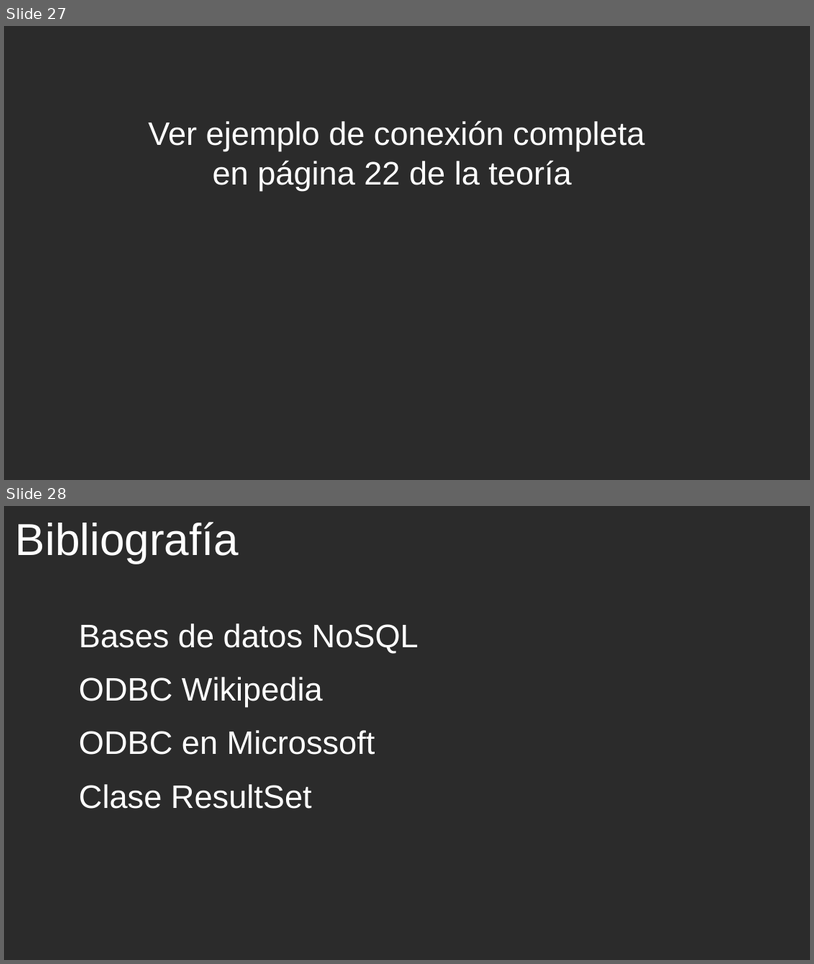
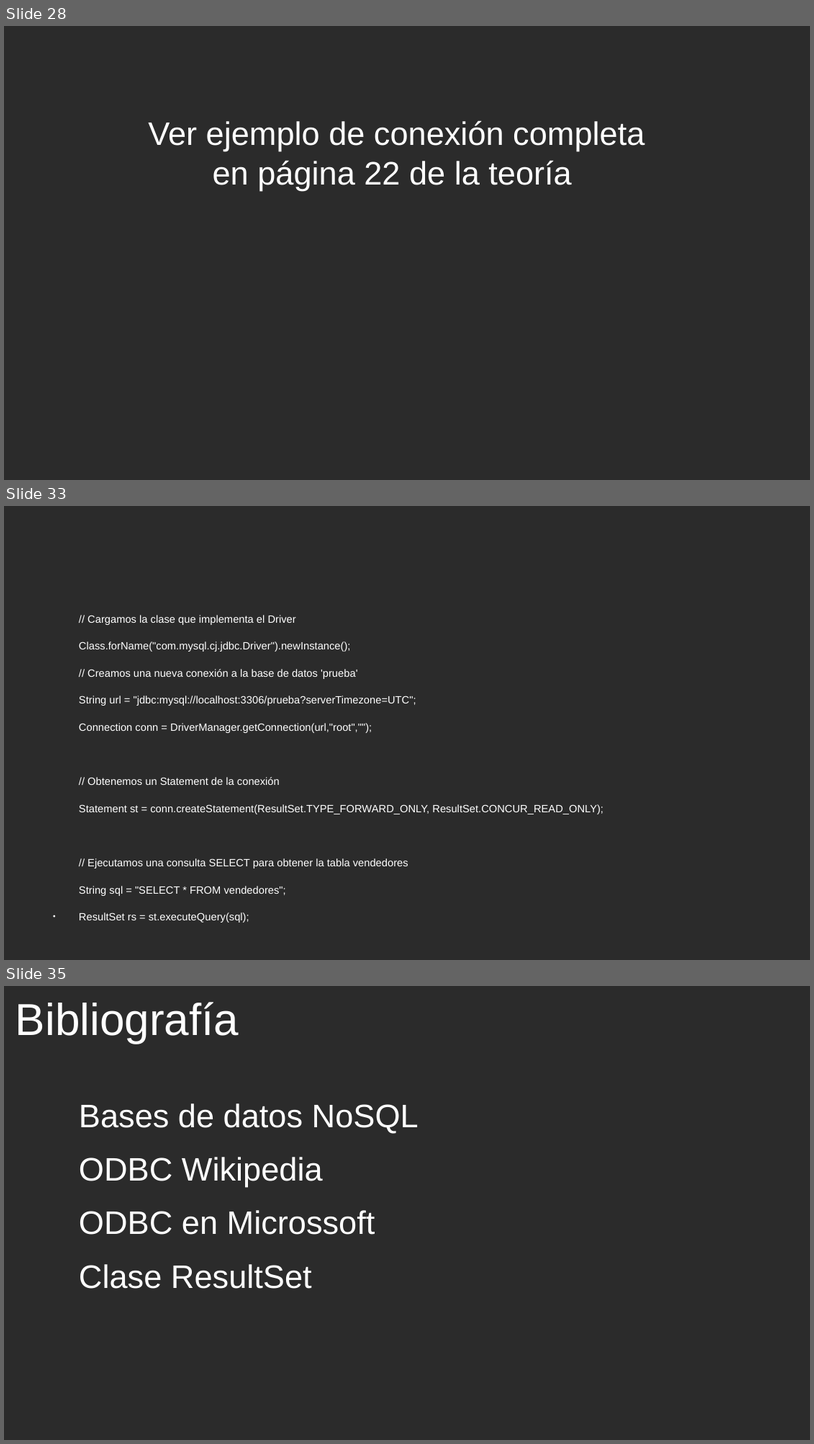
Before and after one commit to cmorenoruiz/ApuntesProgramacion, a slide deck: Unidad 13 Acceso a Bases de Datos/Acceso a BD Presentación para clase.odp. Shown one above the other, each under a label of ours: slides 27 and 28 before the commit, slides 28, 33 and 35 after it; the slides between them are not shown. The pictures are 814x964 and 814x1444 pixels, drawn with LibreOffice and Linux fonts; fonts in the diff are those of the drawing; background and template pictures are left out; a plain dark background stands for a picture behind light text. Boxes give left, top, right and bottom in pixels: in the first picture for what was removed or moved away, otherwise in the second. Text is boxed around its words. In the diff, an @@ line names an element or a change of style, - is before the commit and + after.

Commit message:
Añadiendo concurrencia y navegabilidad en la Presentación. errores menores en la teoría de la U13

```diff
--- a/Unidad 13 Acceso a Bases de Datos/Acceso a BD Presentación para clase.odp
+++ b/Unidad 13 Acceso a Bases de Datos/Acceso a BD Presentación para clase.odp
@@ slide 33 added at bbox=[4, 506, 810, 960], background picture (left out) @@
@@ text added at bbox=[79, 615, 604, 922], 10.4 pt, text #FFFFFF @@
+// Cargamos la clase que implementa el Driver
+Class.forName("com.mysql.cj.jdbc.Driver").newInstance();
+// Creamos una nueva conexión a la base de datos 'prueba'
+String url = "jdbc:mysql://localhost:3306/prueba?serverTimezone=UTC";
+Connection conn = DriverManager.getConnection(url,"root","");
+// Obtenemos un Statement de la conexión
+Statement st = conn.createStatement(ResultSet.TYPE_FORWARD_ONLY, ResultSet.CONCUR_READ_ONLY);
+// Ejecutamos una consulta SELECT para obtener la tabla vendedores
+String sql = "SELECT * FROM vendedores";
+● ResultSet rs = st.executeQuery(sql);
@@ what was slide 27 is now slide 28 @@
@@ what was slide 28 is now slide 35 @@
```
Also in this commit, not shown: 5 slides changed, 6 other slides added, 3 other files.
